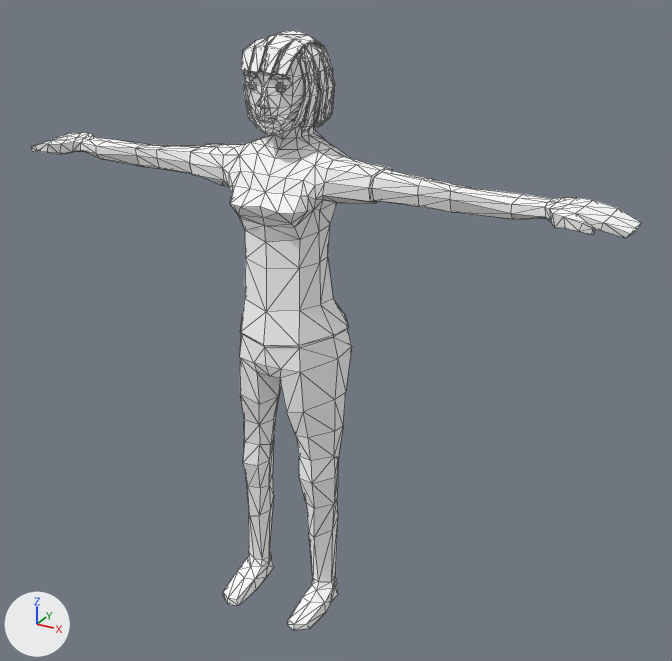
The glTF model frontend/assets/models3d/packs/quaternius-fbx/female_casual.glb, before and after one commit.
Before and after are seen from a 50 mm camera at (1.42, -2.26, 2.13) aimed at (0.13, 0.07, 0.96). The lights are fixed; the arrows at lower left show +X, +Y and +Z. The picture after the commit comes second. Mesh edges are drawn as thin lines. Where no turn or scale is listed for an object, it has been applied to the vertices.

Before the edit, the objects in view are built like this:
```python
mat_material_0 = principled_material('Material_0')
mat_material_0.base_color = (1.0, 1.0, 1.0)  # white #ffffff
mat_material_0.roughness = 0.85
mat_material_1 = principled_material('Material_1')
mat_material_1.base_color = (1.0, 1.0, 1.0)  # white #ffffff
mat_material_1.roughness = 0.85
mat_material_2 = principled_material('Material_2')
mat_material_2.base_color = (1.0, 1.0, 1.0)  # white #ffffff
mat_material_2.roughness = 0.85
mat_material_3 = principled_material('Material_3')
mat_material_3.base_color = (1.0, 1.0, 1.0)  # white #ffffff
mat_material_3.roughness = 0.85
mat_material_4 = principled_material('Material_4')
mat_material_4.base_color = (1.0, 1.0, 1.0)  # white #ffffff
mat_material_4.roughness = 0.85
mat_material_6 = principled_material('Material_6')
mat_material_6.base_color = (1.0, 1.0, 1.0)  # white #ffffff
mat_material_6.roughness = 0.85
mat_material_7 = principled_material('Material_7')
mat_material_7.base_color = (1.0, 1.0, 1.0)  # white #ffffff
mat_material_7.roughness = 0.85
me_mesh_0 = bpy.data.meshes.new('Mesh_0')
me_mesh_0.from_pydata(...)  # 1444 vertices, 2776 faces; spans x -1.0..1.0, y -0.22..0.17, z -0.01..1.85
# faces by material slot: [348, 644, 224, 138, 28, 70, 1164, 160]
me_mesh_0.materials.append(mat_material_0)  # white #ffffff
me_mesh_0.materials.append(mat_material_1)  # white #ffffff
me_mesh_0.materials.append(mat_material_2)  # white #ffffff
me_mesh_0.materials.append(mat_material_3)  # white #ffffff
me_mesh_0.materials.append(mat_material_4)  # white #ffffff
me_mesh_0.materials.append(mat_material_5)  # white #ffffff
me_mesh_0.materials.append(mat_material_6)  # white #ffffff
me_mesh_0.materials.append(mat_material_7)  # white #ffffff
ob_female = bpy.data.objects.new('Female', me_mesh_0)
ob_female.location = (0.0, 0.0, 0.0)
```
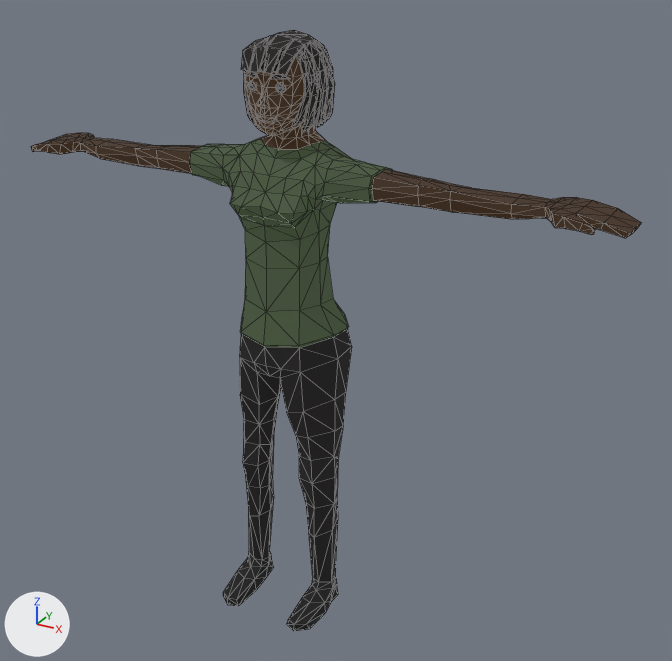
Location of each change, (x1, y1, x2, y2) in pixels of the pictures (672 x 661 px):
'Female', recoloured, surface changed (darker): (31, 30, 641, 631) in both

What the commit changed:
Material 'Material_0' (mat_material_0) changes colour from white #ffffff to dark green #2f3b27; in linear values from (1.0, 1.0, 1.0) to (0.0288, 0.0443, 0.0207).
In material 'Material_0' (mat_material_0), emission_color is now set to (0.0288, 0.0443, 0.0207), dark green #2f3b27.
In material 'Material_0' (mat_material_0), emission_strength is now set to 1.0.
Material 'Material_1' (mat_material_1) changes colour from white #ffffff to brown #2c1d10; in linear values from (1.0, 1.0, 1.0) to (0.0257, 0.0124, 0.00502).
In material 'Material_1' (mat_material_1), emission_color is now set to (0.0257, 0.0124, 0.00502), brown #2c1d10.
In material 'Material_1' (mat_material_1), emission_strength is now set to 1.0.
Material 'Material_2' (mat_material_2) changes colour from white #ffffff to black #0f0e0e; in linear values from (1.0, 1.0, 1.0) to (0.00497, 0.00421, 0.00421).
In material 'Material_2' (mat_material_2), emission_color is now set to (0.00497, 0.00421, 0.00421), black #0f0e0e.
In material 'Material_2' (mat_material_2), emission_strength is now set to 1.0.
Material 'Material_3' (mat_material_3) changes colour from white #ffffff to black #060606; in linear values from (1.0, 1.0, 1.0) to (0.00197, 0.00197, 0.00197).
Material 'Material_4' (mat_material_4) changes colour from white #ffffff to black #0b0a0a; in linear values from (1.0, 1.0, 1.0) to (0.00346, 0.00301, 0.00301).
In material 'Material_4' (mat_material_4), emission_strength is now set to 1.0.
Material 'Material_6' (mat_material_6) changes colour from white #ffffff to black #080403; in linear values from (1.0, 1.0, 1.0) to (0.00256, 0.00121, 0.00102).
In material 'Material_6' (mat_material_6), emission_strength is now set to 1.0.
Material 'Material_7' (mat_material_7) changes colour from white #ffffff to black #060606; in linear values from (1.0, 1.0, 1.0) to (0.00197, 0.00197, 0.00197).
In material 'Material_7' (mat_material_7), emission_strength is now set to 0.00197.
